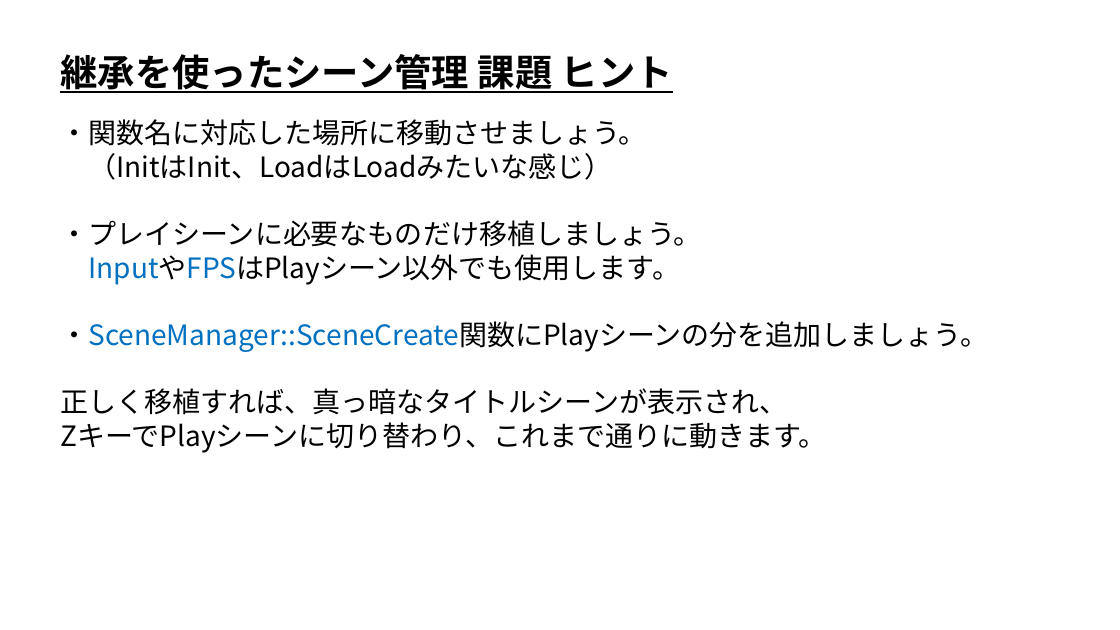
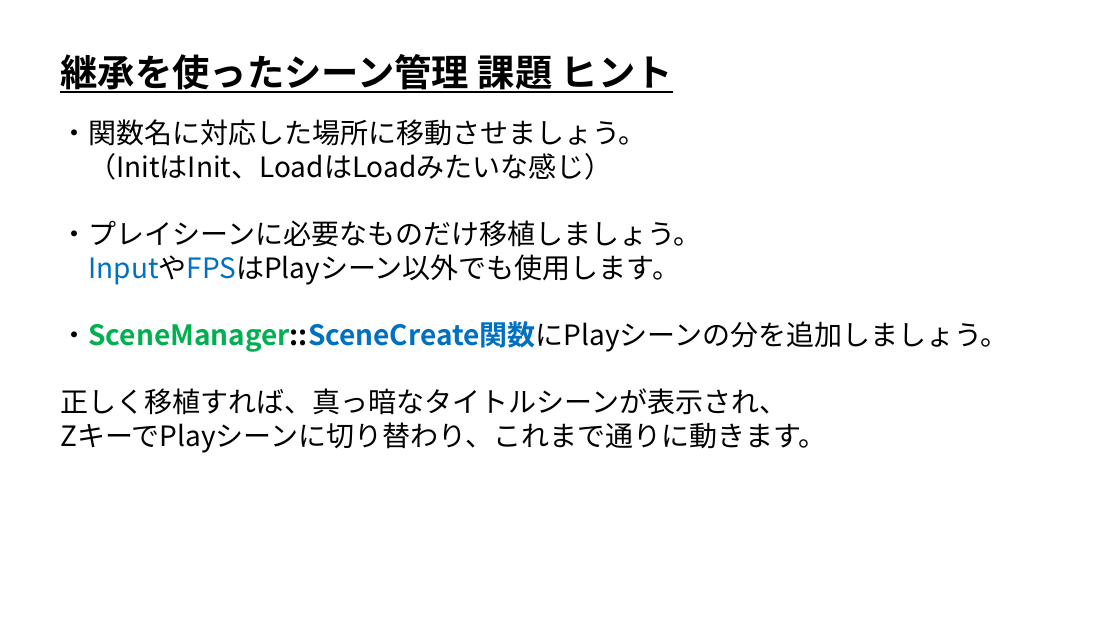
Before and after one commit to ArakiYusuke-Ohara/Textbook, a slide deck: slide 20 of ゲーム科2年/00_前期/ゲーム開発Ⅰ/14_継承を使ったシーン管理.pptx. Drawn at 1120x630 pixels with LibreOffice and Linux fonts; fonts in the diff are those of the drawing. Boxes give left, top, right and bottom in pixels: in the first picture for what was removed or moved away, otherwise in the second. Text is boxed around its words. In the diff, an @@ line names an element or a change of style, - is before the commit and + after.

```diff
--- a/ゲーム科2年/00_前期/ゲーム開発Ⅰ/14_継承を使ったシーン管理.pptx
+++ b/ゲーム科2年/00_前期/ゲーム開発Ⅰ/14_継承を使ったシーン管理.pptx
@@ text at <box>60,321,1008,352</box>: text colour #0070C0 to #00B050, text colour #0070C0 to #000000, text colour #000000 to #0070C0, bold on in "・SceneManager::SceneCreate関数にPlayシーンの分を追加しましょう。" @@
```
Also in this commit, not shown: 17 other slides changed, 12 other files.
